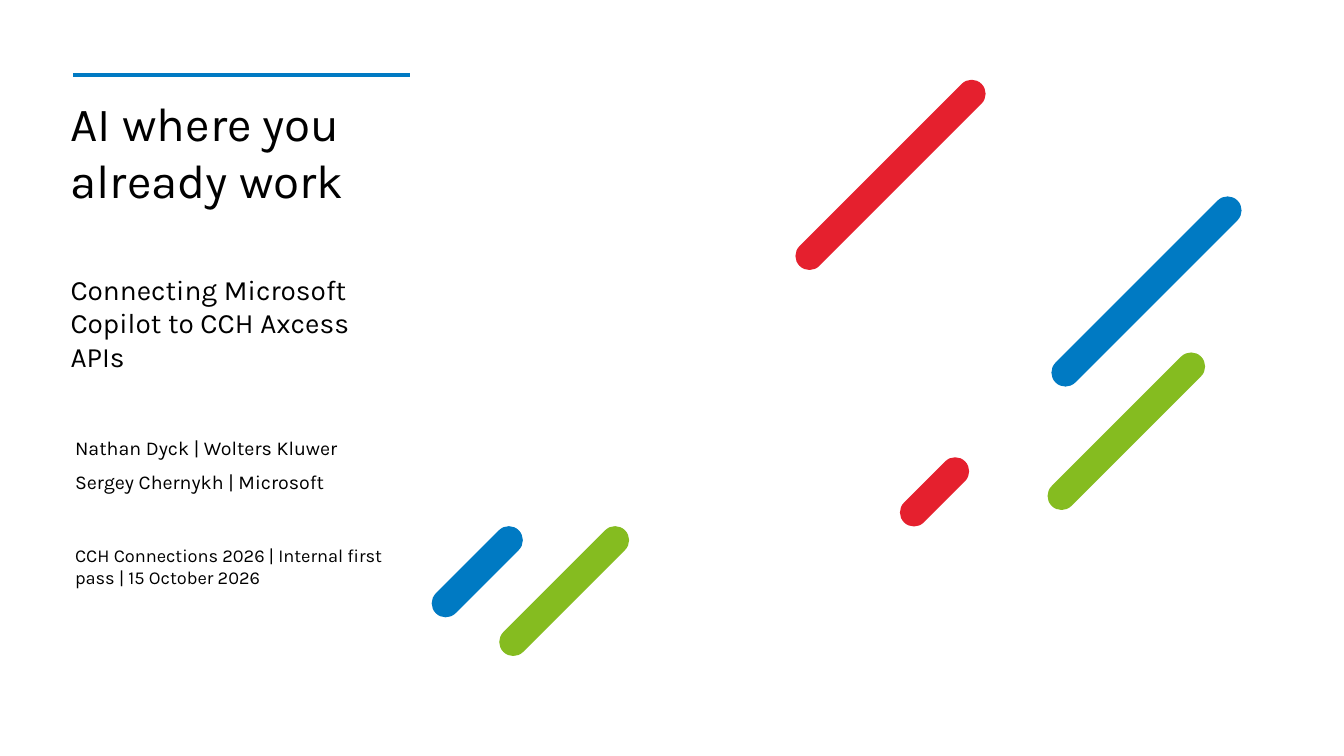
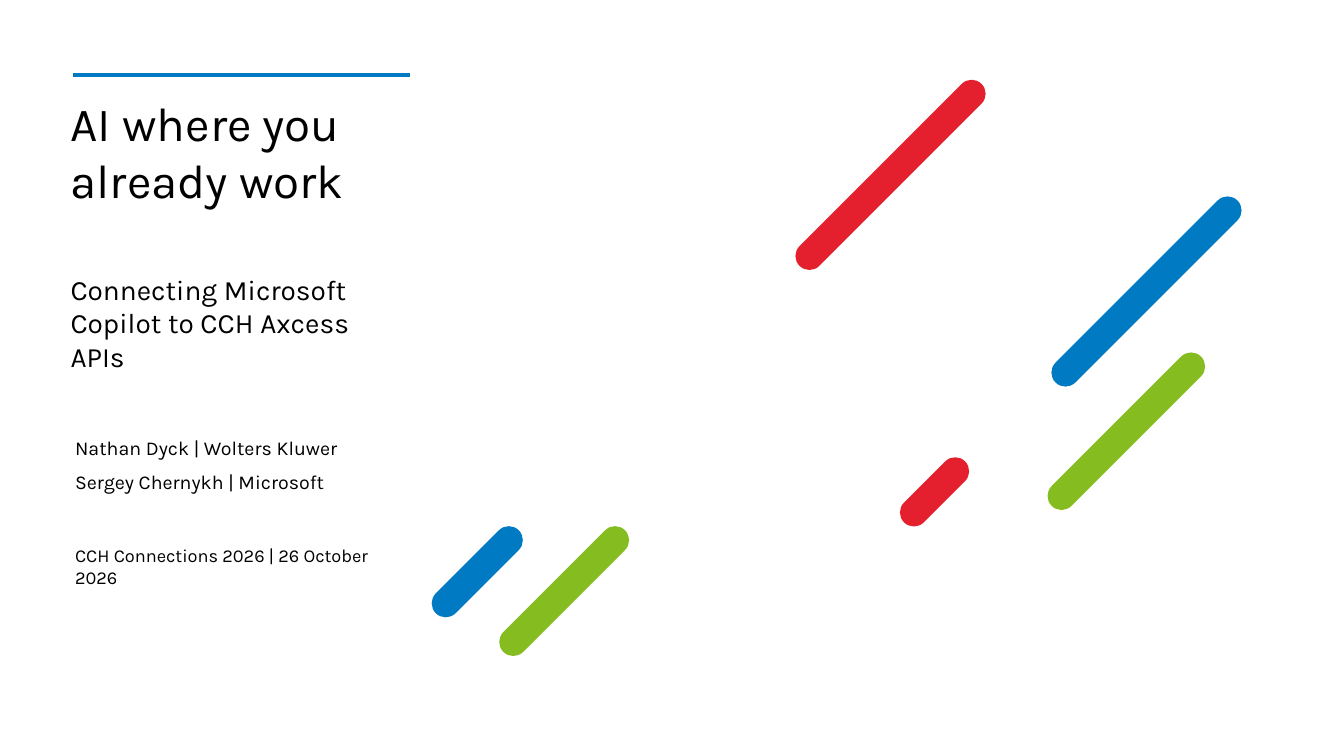
Before and after one commit to nathandyck/wk-tax-api, a slide deck: slide 1 of presentation/CCH-Connections-2026-WK-template.pptx. Drawn at 1344x756 pixels with LibreOffice and Linux fonts; fonts in the diff are those of the drawing; background and template pictures are left out. Boxes give left, top, right and bottom in pixels: in the first picture for what was removed or moved away, otherwise in the second. Text is boxed around its words. In the diff, an @@ line names an element or a change of style, - is before the commit and + after.

```diff
--- a/presentation/CCH-Connections-2026-WK-template.pptx
+++ b/presentation/CCH-Connections-2026-WK-template.pptx
@@ text at (75,549,369,585): text changed @@
-CCH Connections 2026 | Internal first pass | 15 October 2026
+CCH Connections 2026 | 26 October 2026
```
Also in this commit, not shown: 20 other slides changed, 10 slides added, 10 slides removed.
